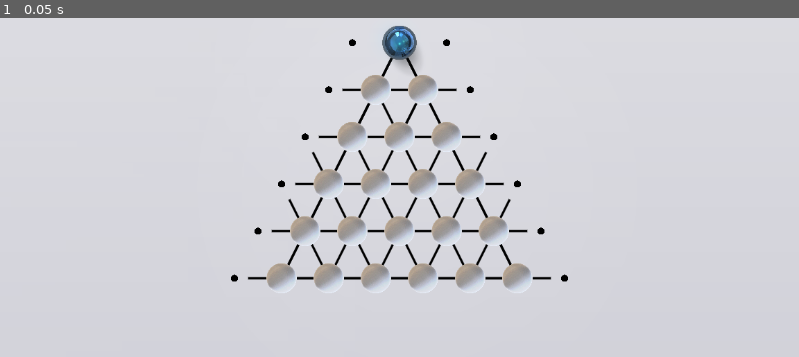
Above: before the commit, frame 1.
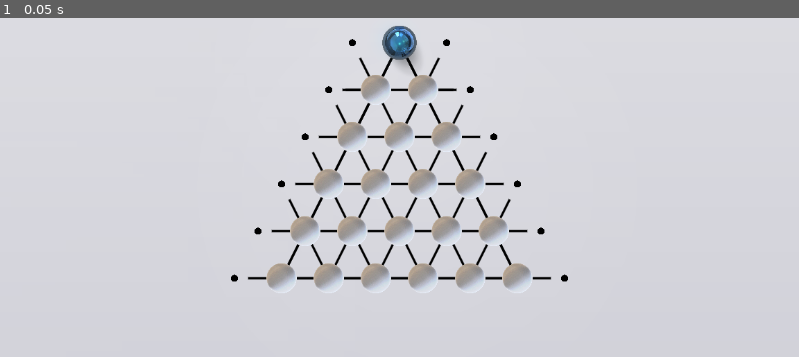
Above: after the commit, the same moment.

Repository: pegesund/trivium
Game: Godot game, scene res://root.tscn
Two runs of this game, one before a commit and one after it. Both use one fixed random seed, a clock stepped at 60 frames per second and the inputs below.
Inputs:
- Up to frame 1 (0.05 s): no input

The runs differ from the first frame. In frame 1, 0.1% of the frame differs, in the area x 41-59%, y 11-32%.

Commit message:
looking good

Diff:
--- a/background.gd
+++ b/background.gd
@@ -336,6 +336,14 @@
 		var right_black_circle = Vector2(triangle_top.x + horizontal_distance, triangle_top.y)
 		draw_intersection(right_black_circle, true)
 
+		# Add diagonal connections from the black circles to row 1 points
+		if grid_points[1].size() > 0:
+			# Connect left black circle to leftmost point in row 1
+			draw_line_with_gap(grid_points[1][0], left_black_circle, gap_dist_global, grid_color, connection_width)
+
+			# Connect right black circle to rightmost point in row 1
+			draw_line_with_gap(grid_points[1][grid_points[1].size()-1], right_black_circle, gap_dist_global, grid_color, connection_width)
+
 	# Now draw diagonal connections from outer grid points to the top point
 	for row in range(1, rows):  # Start from row 1 (second row) since row 0 has no layer above
 		if row == 1:  # For row 1, we connect to the top point
@@ -350,6 +358,13 @@
 			if grid_points[row].size() > 2:  # Make sure there's a middle point
 				var middle_point = grid_points[row][1]  # Middle point in row 1
 				draw_line_with_gap(middle_point, triangle_top, gap_dist_global, grid_color, connection_width)
+
+			# Add diagonal connections from row 1 points to the stick endpoints at the same level
+			if stick_ends[row][0]["position"] != Vector2.ZERO:  # Left stick endpoint
+				draw_line_with_gap(left_point, stick_ends[row][0]["position"], gap_dist_global, grid_color, connection_width)
+
+			if stick_ends[row][1]["position"] != Vector2.ZERO:  # Right stick endpoint
+				draw_line_with_gap(right_point, stick_ends[row][1]["position"], gap_dist_global, grid_color, connection_width)
 		elif row == 2:  # For row 2, connect to the points in row 1
 			# Connect each point in row 2 to the corresponding points in row 1
 			for i in range(grid_points[row].size()):
@@ -359,6 +374,20 @@
 				if i < grid_points[row-1].size():
 					var above_point = grid_points[row-1][i]
 					draw_line_with_gap(current_point, above_point, gap_dist_global, grid_color, connection_width)
+
+			# Connect left edge points to the left stick endpoint in the row above
+			var left_point = grid_points[row][0]  # Leftmost point in row 2
+			var above_left_stick = stick_ends[row-1][0]["position"]  # Left stick endpoint in row above
+
+			# Draw diagonal connection
+			draw_line_with_gap(left_point, above_left_stick, gap_dist_global, grid_color, connection_width)
+
+			# Connect right edge points to the right stick endpoint in the row above
+			var right_point = grid_points[row][row]  # Rightmost point in row 2
+			var above_right_stick = stick_ends[row-1][1]["position"]  # Right stick endpoint in row above
+
+			# Draw diagonal connection
+			draw_line_with_gap(right_point, above_right_stick, gap_dist_global, grid_color, connection_width)
 		else:
 			# For rows 3 and below, connect to the stick endpoints in the row above
 			# Connect left edge points to the left stick endpoint in the row above
